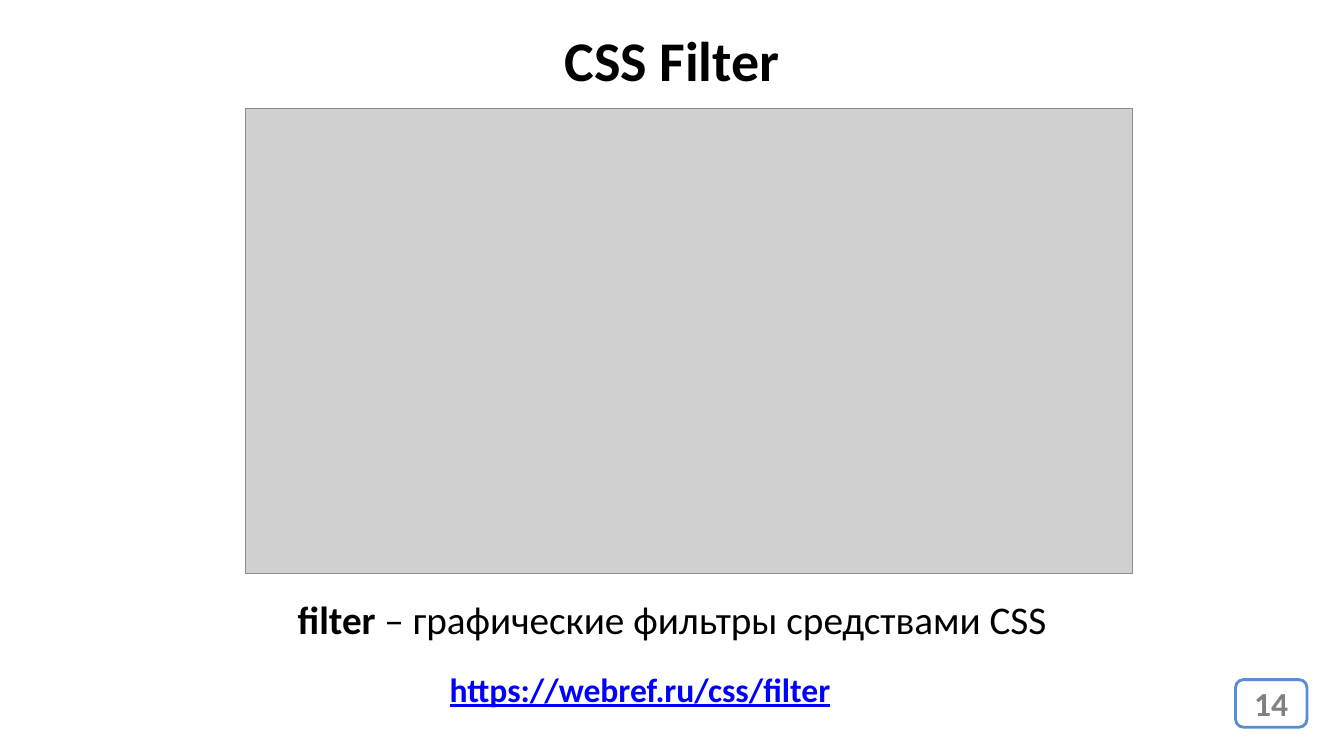
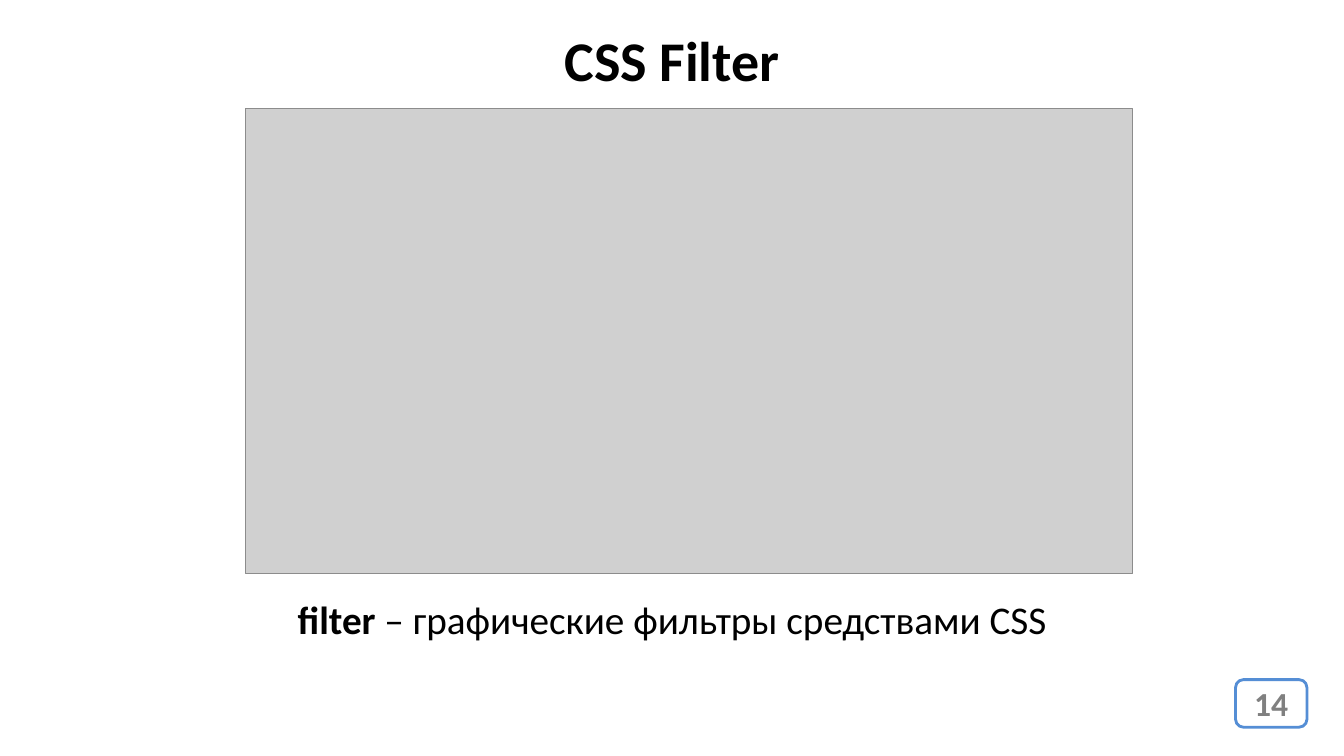
Before and after one commit to web44-ortdnipro/lesson08, a slide deck: slide 14 of lesson08.pptx. Drawn at 1344x756 pixels with LibreOffice and Linux fonts; fonts in the diff are those of the drawing; grey boxes stand for pictures. Boxes give left, top, right and bottom in pixels: in the first picture for what was removed or moved away, otherwise in the second. Text is boxed around its words. In the diff, an @@ line names an element or a change of style, - is before the commit and + after.

```diff
--- a/lesson08.pptx
+++ b/lesson08.pptx
@@ text removed at [450, 678, 830, 708] @@
-https://webref.ru/css/filter
```
Also in this commit, not shown: 5 other slides changed, 1 other file.
